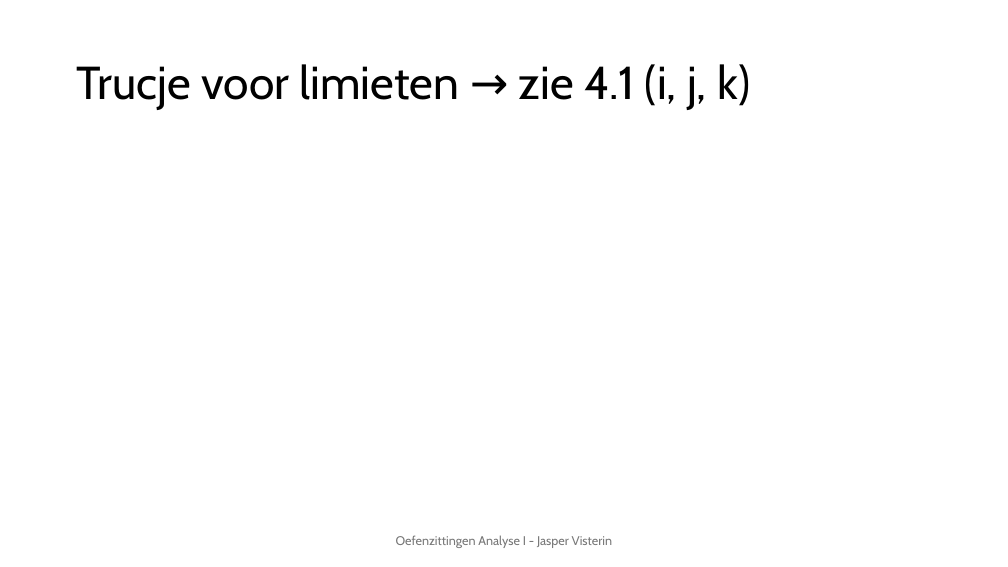
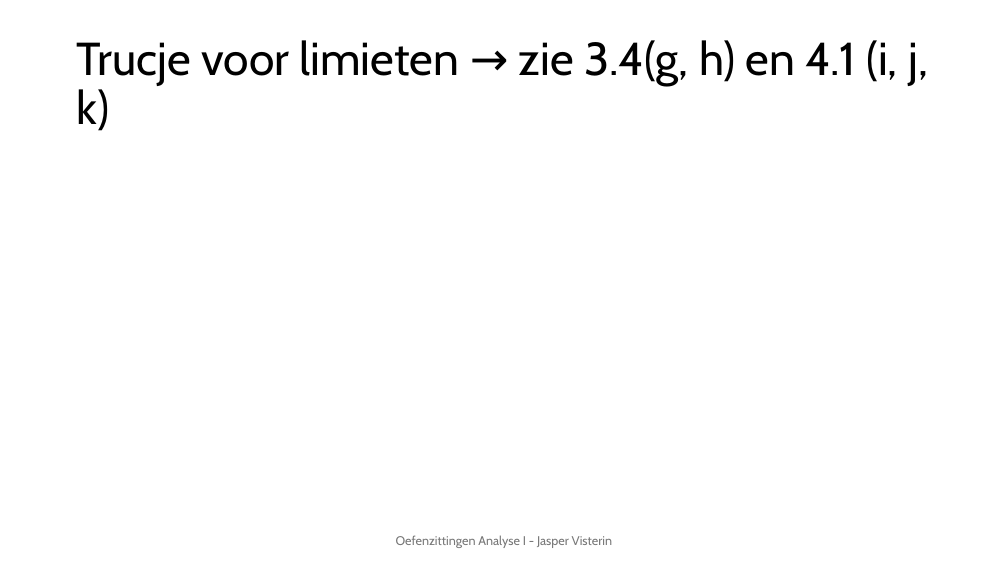
Before and after one commit to JasperVisterin/JasperVisterin.github.io, a slide deck: slide 30 of files/Oefenzitting 3.pptx (slide 25 before the commit). Drawn at 1008x567 pixels with LibreOffice and Linux fonts; fonts in the diff are those of the drawing; grey boxes stand for pictures. Boxes give left, top, right and bottom in pixels: in the first picture for what was removed or moved away, otherwise in the second. Text is boxed around its words. In the diff, an @@ line names an element or a change of style, - is before the commit and + after.

```diff
--- a/files/Oefenzitting 3.pptx
+++ b/files/Oefenzitting 3.pptx
@@ title at <box>77,40,928,131</box>: text changed @@
-Trucje voor limieten → zie 4.1 (i, j, k)
+Trucje voor limieten → zie 3.4(g, h) en 4.1 (i, j, k)
```
Also in this commit, not shown: 3 other slides changed, 5 slides added, 1 other file.
